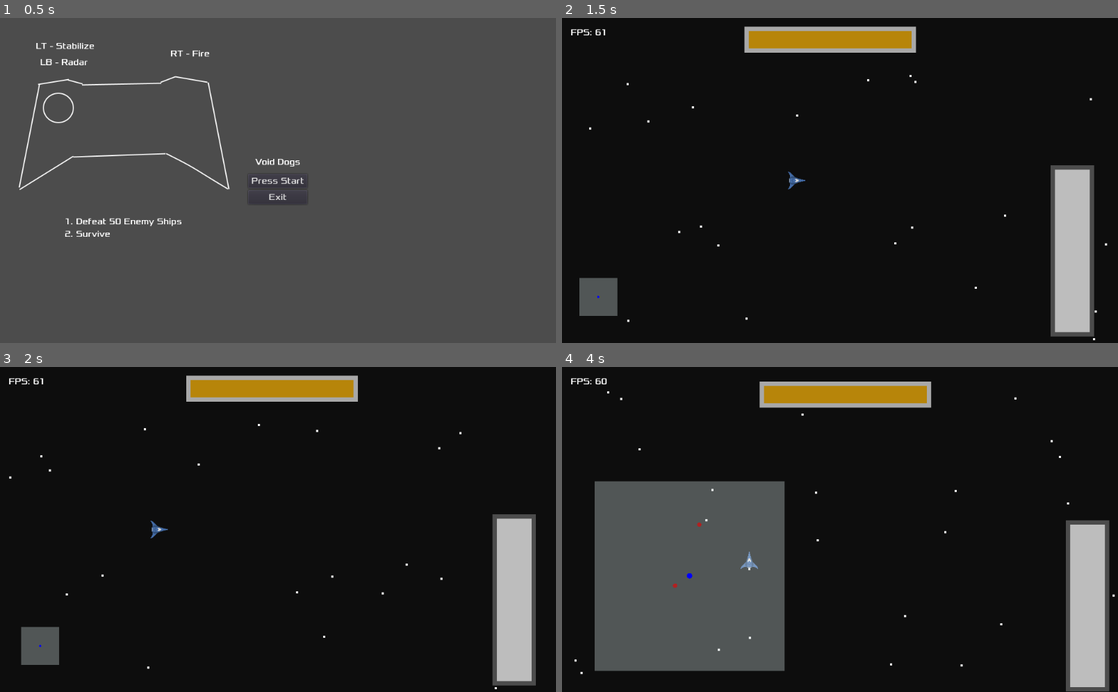
Above: before the commit, frames 1-4 (two rows, left to right).
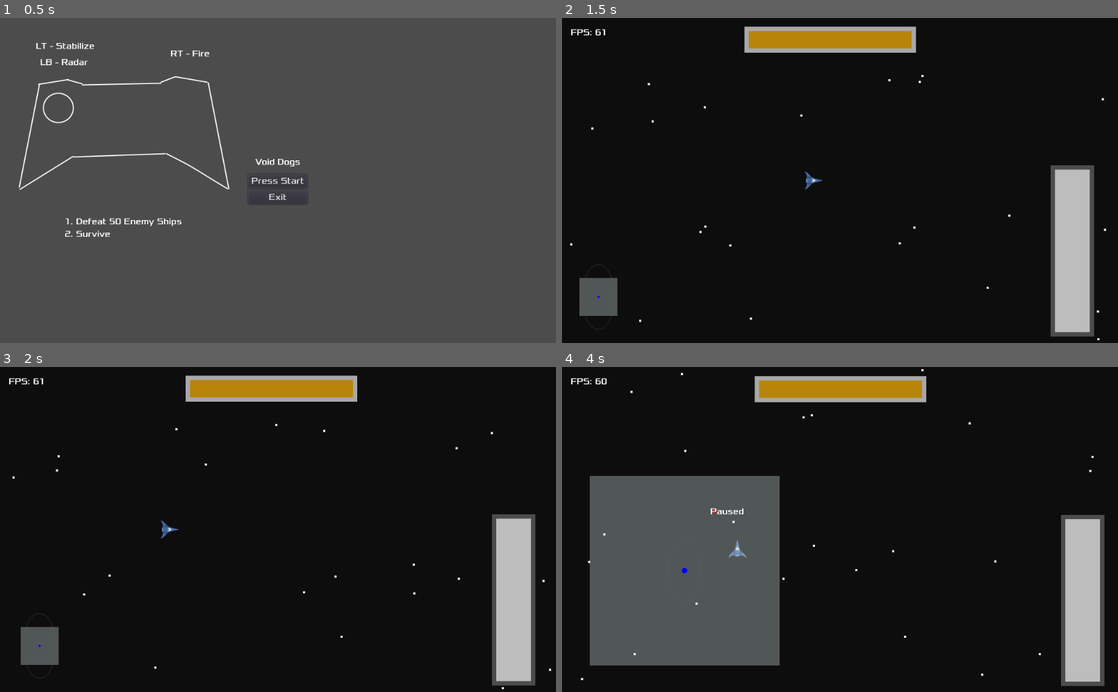
Above: after the commit, the same moments.

Repository: Huckletoon/VoidDogs
Game: Godot game, scene res://Title.tscn
Two runs of this game, one before a commit and one after it. Both use one fixed random seed, a clock stepped at 60 frames per second and the inputs below.
Inputs:
- Up to frame 1 (0.5 s): no input
- Up to frame 2 (1.5 s): click "Press Start" at 0.5 s; tap Enter (pl_start) at 1.25, 1.35 s; hold D (pl_right) from 1.28 s (still down)
- Up to frame 3 (2 s): keep holding D (pl_right)
- Up to frame 4 (4 s): release D (pl_right) at 2.03 s; hold S (pl_down) 2.03-2.78 s; tap J (pl_fire) at 2.1 s; tap Enter (pl_start) at 2.3, 3.05, 3.8 s; hold D (pl_right) 2.78-3.53 s; tap Space (pl_radar) at 2.85 s; hold W (pl_up) from 3.53 s (still down); tap L (pl_stabilizer) at 3.6 s

Frame 1 is identical in both runs. In frame 2, 0.3% of the frame differs, in the area x 1-99%, y 17-100%; in frame 3, 0.6%; in frame 4, 6.8%, in the area x 2-100%, y 0-100%.

Commit message:
Balance Preparations

Diff:
--- a/Title.gd
+++ b/Title.gd
@@ -1,6 +1,10 @@
 extends Node
 
+func _ready():
+	pause_mode = Node.PAUSE_MODE_PROCESS
+
 func _process(delta):
+	if get_tree().paused: get_tree().paused = false
 	if Input.is_action_just_pressed("pl_start"):
 		get_tree().change_scene("res://World.tscn")
 
--- a/project.godot
+++ b/project.godot
@@ -44,7 +44,7 @@
 
 [application]
 
-config/name="Spess"
+config/name="VoidDogs"
 run/main_scene="res://Title.tscn"
 config/icon="res://sprites/ship.png"
 
--- a/scripts/Chaser.gd
+++ b/scripts/Chaser.gd
@@ -9,7 +9,7 @@
 var lookDir = Vector2()
 var player
 var angle = 0
-var fireRate = 20
+var fireRate = 10
 var fireTrack = 0
 var fireCool = 1000
 var bulletSpeed = 1000
--- a/scripts/Player.gd
+++ b/scripts/Player.gd
@@ -7,7 +7,7 @@
 
 var vel = Vector2(0,0)
 var lookDir = Vector2()
-var fire_rate = 40
+var fire_rate = 100
 var fire_track = 0
 var maxHealth = 10
 var health = maxHealth
@@ -79,16 +79,7 @@
 			get_tree().change_scene("res://Title.tscn")
 
 	vel = move_and_slide(vel)
-	if shakeTrack != 0:
-		if shakeTrack % 4 == 0:
-			shakeX = rng.randf_range(-1, 1) * shakeMax
-			shakeY = rng.randf_range(-1, 1) * shakeMax
-		shakeTrack += 1
-		if shakeTrack >= shakeCool:
-			shakeTrack = 0
-			shakeX = 0
-			shakeY = 0
-		offsetCam(shakeX, shakeY, 0.1)
+	shake()
 
 
 func handleInput():
@@ -101,7 +92,6 @@
 	elif vel.y < 0: vel.y += DRAG
 	if vel.x > 0: vel.x -= DRAG
 	elif vel.x < 0: vel.x += DRAG
-
 	offsetCam(xvar * CAM_OFFSET_X, yvar * CAM_OFFSET_Y, CAM_SMOOTH)
 	radar.camOff = camera.offset
 	if yvar != 0 or xvar != 0: sprite.rotation = atan2(yvar, xvar) + PI/2
@@ -111,7 +101,6 @@
 
 	#fire
 	lookDir = Vector2(sin(sprite.rotation), -cos(sprite.rotation))
-
 	if Input.is_action_pressed("pl_fire"):
 		if fire_track == 0:
 			var bullet = Bullet.instance()
@@ -121,8 +110,19 @@
 			bullet.get_node("Sprite").rotation = sprite.rotation
 			get_parent().add_child(bullet)
 			fire_track = -1
-
 	if fire_track != 0:
 		fire_track += fire_rate
 		if fire_track >= FIRE_COOL:
 			fire_track = 0
+
+func shake():
+	if shakeTrack != 0:
+		if shakeTrack % 4 == 0:
+			shakeX = rng.randf_range(-1, 1) * shakeMax
+			shakeY = rng.randf_range(-1, 1) * shakeMax
+		shakeTrack += 1
+		if shakeTrack >= shakeCool:
+			shakeTrack = 0
+			shakeX = 0
+			shakeY = 0
+		offsetCam(shakeX, shakeY, 0.1)
--- a/scripts/Radar.gd
+++ b/scripts/Radar.gd
@@ -1,7 +1,8 @@
 extends Control
 
 const PAD = 50
-const RANGE = 6000
+const RANGE = 5000
+const ASSIST_RANGE = 200
 const MAX_SIZE = 350
 const MIN_SIZE = 70
 const UI_SWAY = 0.25
@@ -46,6 +47,8 @@
 onready var cam = get_node("../Camera2D")
 onready var director = get_node("../../Director")
 
+func _ready():
+	pause_mode = PAUSE_MODE_PROCESS
 
 func _physics_process(delta):
 	#Radar
@@ -91,6 +94,9 @@
 	if health <= 0 and deathAlpha < 1:
 		deathAlpha += 0.01
 
+	#Pause
+	if Input.is_action_just_pressed("pl_start"): get_tree().paused = !get_tree().paused
+
 	#DEBUG
 	var fpsX = scrnWidth * -0.5 + 16
 	var fpsY = scrnHeight * -0.5 + 32
@@ -99,11 +105,24 @@
 
 	update()
 
+func draw_outline(center):
+	var points = 48
+	var pointPool = PoolVector2Array()
+	var chunk = 2*PI / float(points)
+
+	for i in range(points+1):
+		var point = i * chunk
+		pointPool.push_back(center + Vector2(cos(point) * 30, sin(point) * 60))
+
+	for n in range(points):
+		draw_line(pointPool[n], pointPool[n+1], Color(0.4, 0.4, 0.4, 0.4))
+
 func _draw():
 	#Radar
 	var screen = Color.azure
 	screen.a = 0.3
 	draw_rect(radarRect, screen, true)
+	draw_outline(radarRect.position + radarRect.size/2)
 	if radarOn: draw_circle(radarRect.position + radarRect.size/2, 5, Color.blue)
 	else: draw_circle(radarRect.position + radarRect.size/2, 2, Color.blue)
 	if director != null:
@@ -146,5 +165,9 @@
 		draw_string(font,Vector2(-50, -64), "Game Over")
 		draw_string(font, Vector2(-54, -32), "Press Start")
 
+	#Pause
+	if get_tree().paused:
+		draw_string(font,Vector2(-50, -64), "Paused")
+
 	#DEBUG
 	draw_string(font, fpsPos, "FPS: " + Engine.get_frames_per_second() as String)
